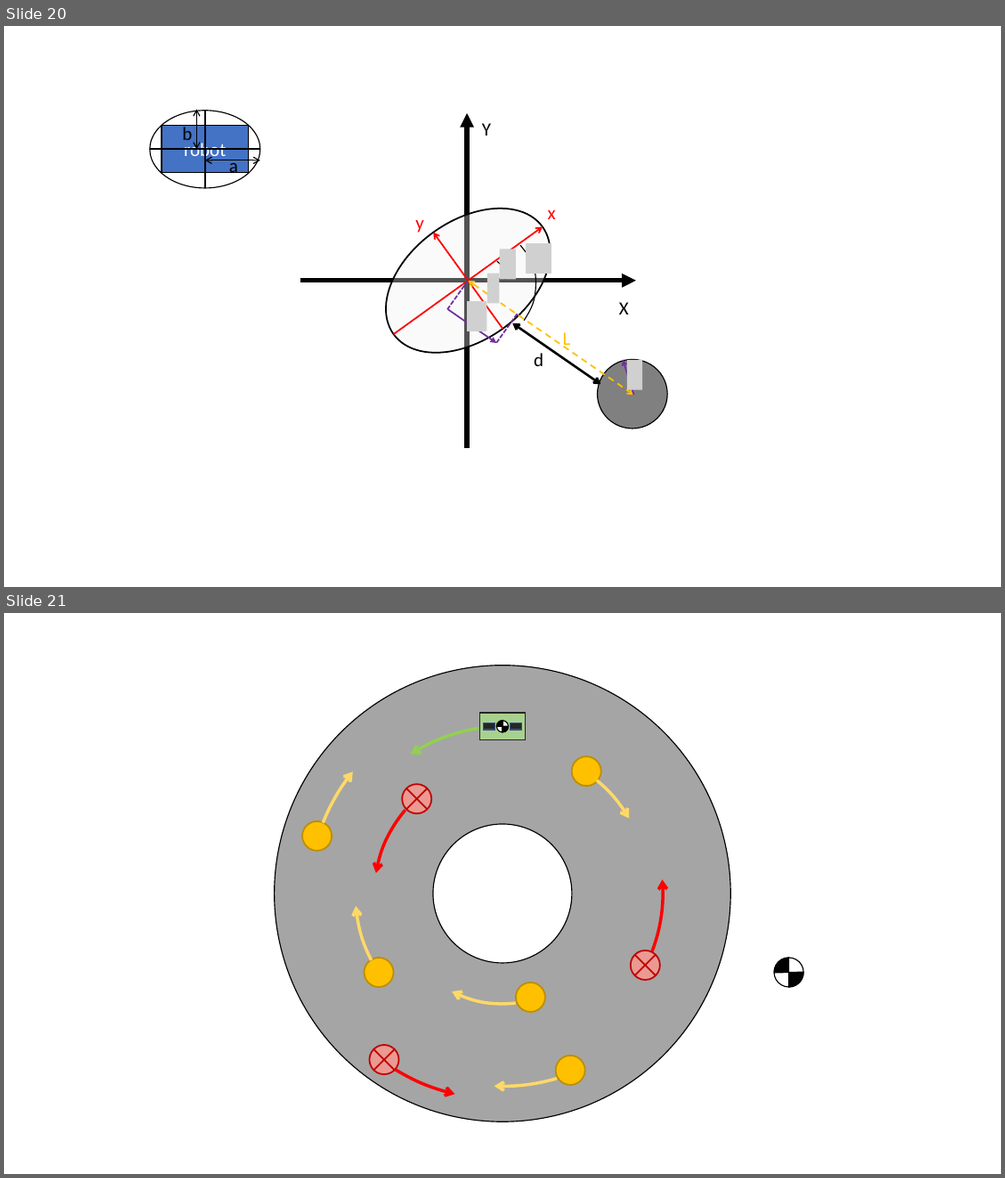
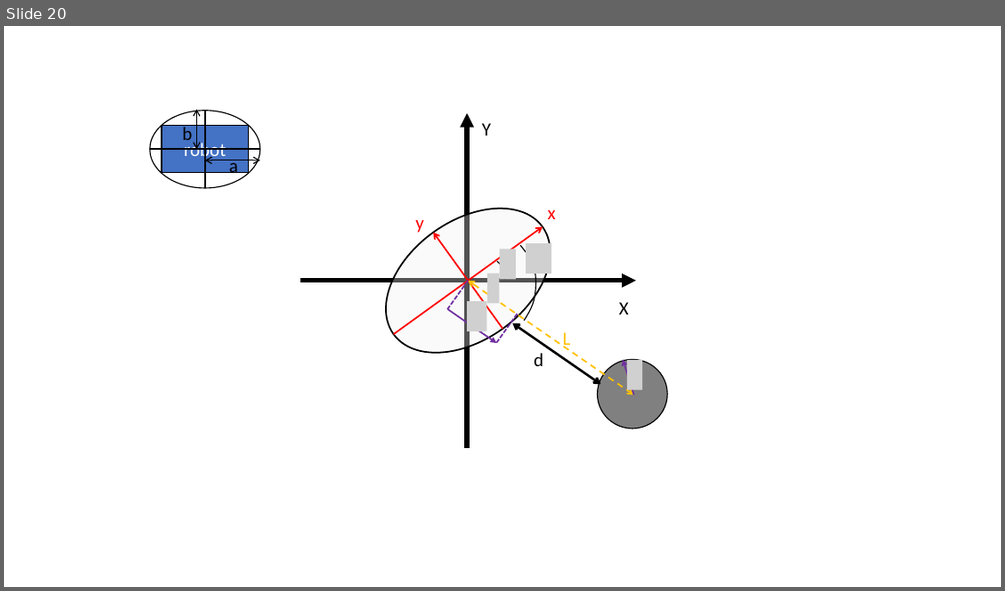
Before and after one commit to Yi-An-Wang/institute_information, a slide deck: path_planing/VO_code_try/robot_properties3.pptx. Shown one above the other, each under a label of ours: slides 20 and 21 before the commit, slide 20 after it. The pictures are 1005x1178 and 1005x591 pixels, drawn with LibreOffice and Linux fonts; fonts in the diff are those of the drawing; grey boxes stand for pictures. Boxes give left, top, right and bottom in pixels: in the first picture for what was removed or moved away, otherwise in the second. Text is boxed around its words. In the diff, an @@ line names an element or a change of style, - is before the commit and + after.

```diff
--- a/path_planing/VO_code_try/robot_properties3.pptx
+++ b/path_planing/VO_code_try/robot_properties3.pptx
@@ slide 21 removed at box(4, 613, 1001, 1174), background #FFFFFF @@
@@ donut removed at box(275, 666, 731, 1121) @@
@@ arc (boxed as its full ellipse) removed at box(297, 687, 708, 1099) @@
@@ arc (boxed as its full ellipse) removed at box(310, 700, 696, 1086) @@
@@ arc (boxed as its full ellipse) removed at box(310, 700, 696, 1086) @@
@@ arc (boxed as its full ellipse) removed at box(336, 727, 669, 1060) @@
@@ arc (boxed as its full ellipse) removed at box(342, 732, 663, 1054) @@
@@ group removed at box(480, 713, 526, 739): 3 rectangles, 2 pie slice (boxed as its full ellipse)s, 1 flow chart or @@
@@ arc (boxed as its full ellipse) removed at box(356, 747, 650, 1041) @@
@@ arc (boxed as its full ellipse) removed at box(356, 747, 650, 1041) @@
@@ arc (boxed as its full ellipse) removed at box(374, 765, 631, 1022) @@
@@ ellipse removed at box(572, 756, 600, 786) @@
@@ arc (boxed as its full ellipse) removed at box(392, 783, 613, 1004) @@
@@ flow chart summing junction removed at box(402, 784, 431, 813) @@
@@ ellipse removed at box(302, 821, 332, 850) @@
@@ ellipse removed at box(364, 957, 394, 987) @@
@@ flow chart summing junction removed at box(631, 950, 660, 980) @@
@@ flow chart or removed at box(774, 957, 803, 987) @@
@@ pie slice (boxed as its full ellipse) removed at box(774, 957, 803, 987) @@
@@ pie slice (boxed as its full ellipse) removed at box(774, 957, 803, 987) @@
@@ ellipse removed at box(516, 982, 544, 1012) @@
@@ flow chart summing junction removed at box(370, 1045, 399, 1074) @@
@@ ellipse removed at box(556, 1055, 585, 1085) @@
```
Also in this commit, not shown: 1 slide added.
